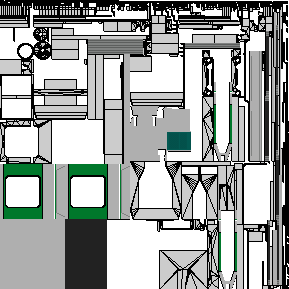
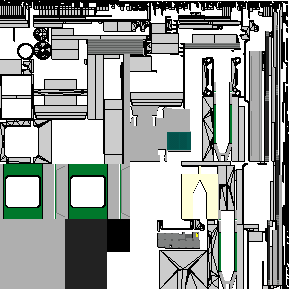
Before/after of a 289 x 289 layered artwork. What changed in the layer stack:
added layer "Interior" above "Seats" over [182, 166, 218, 219]
painted on "Solid Colors" over [107, 220, 130, 252]
painted on "Roof" over [158, 232, 200, 248]
removed layer "Template" over [21, 1, 289, 287]
added layer "Dropped Buffer" over [21, 1, 289, 287]
